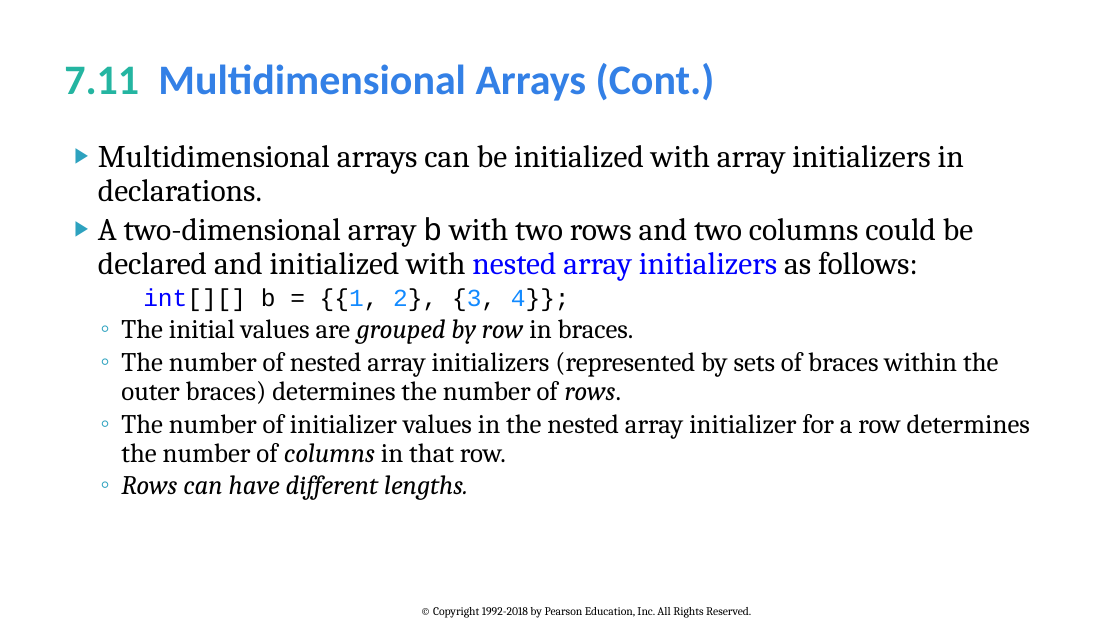
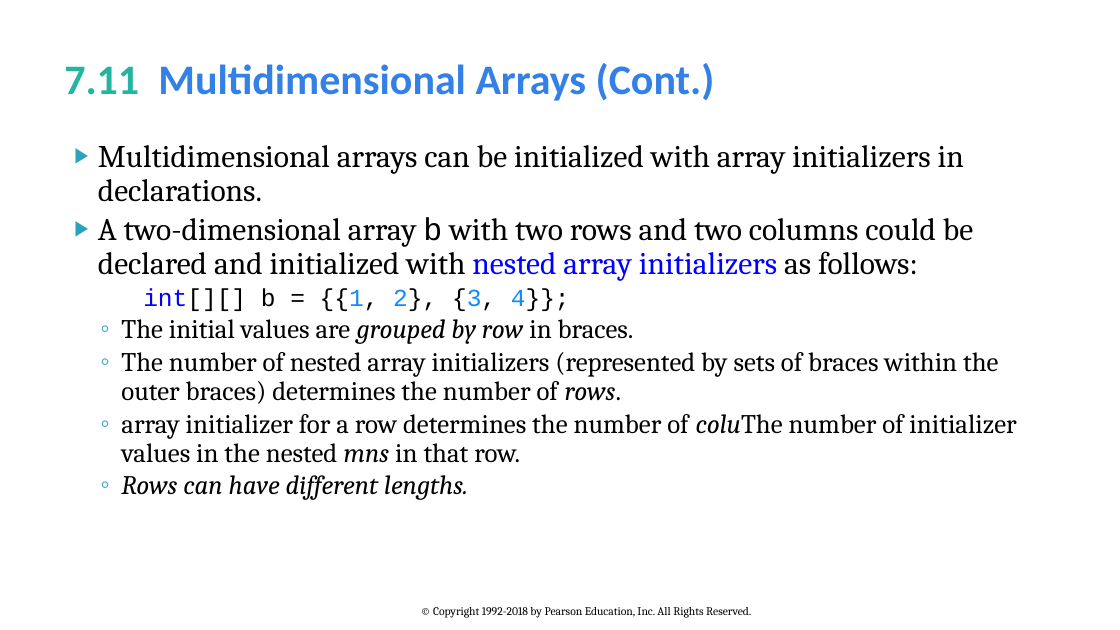
Before and after one commit to sirlaxalot24/AIT500, a slide deck: slide 76 of Chapt 7/JHTP11_07.pptx. Drawn at 1120x630 pixels with LibreOffice and Linux fonts; fonts in the diff are those of the drawing. Boxes give left, top, right and bottom in pixels: in the first picture for what was removed or moved away, otherwise in the second. Text is boxed around its words. In the diff, an @@ line names an element or a change of style, - is before the commit and + after.

```diff
--- a/Chapt 7/JHTP11_07.pptx
+++ b/Chapt 7/JHTP11_07.pptx
@@ text at <box>121,414,1016,463</box>: text changed @@
-  ◦ The number of initializer values in the nested array initializer for a row determines the number of columns in that row.
+  ◦ array initializer for a row determines the number of coluThe number of initializer values in the nested mns in that row.
```
Also in this commit, not shown: 1 other file.
